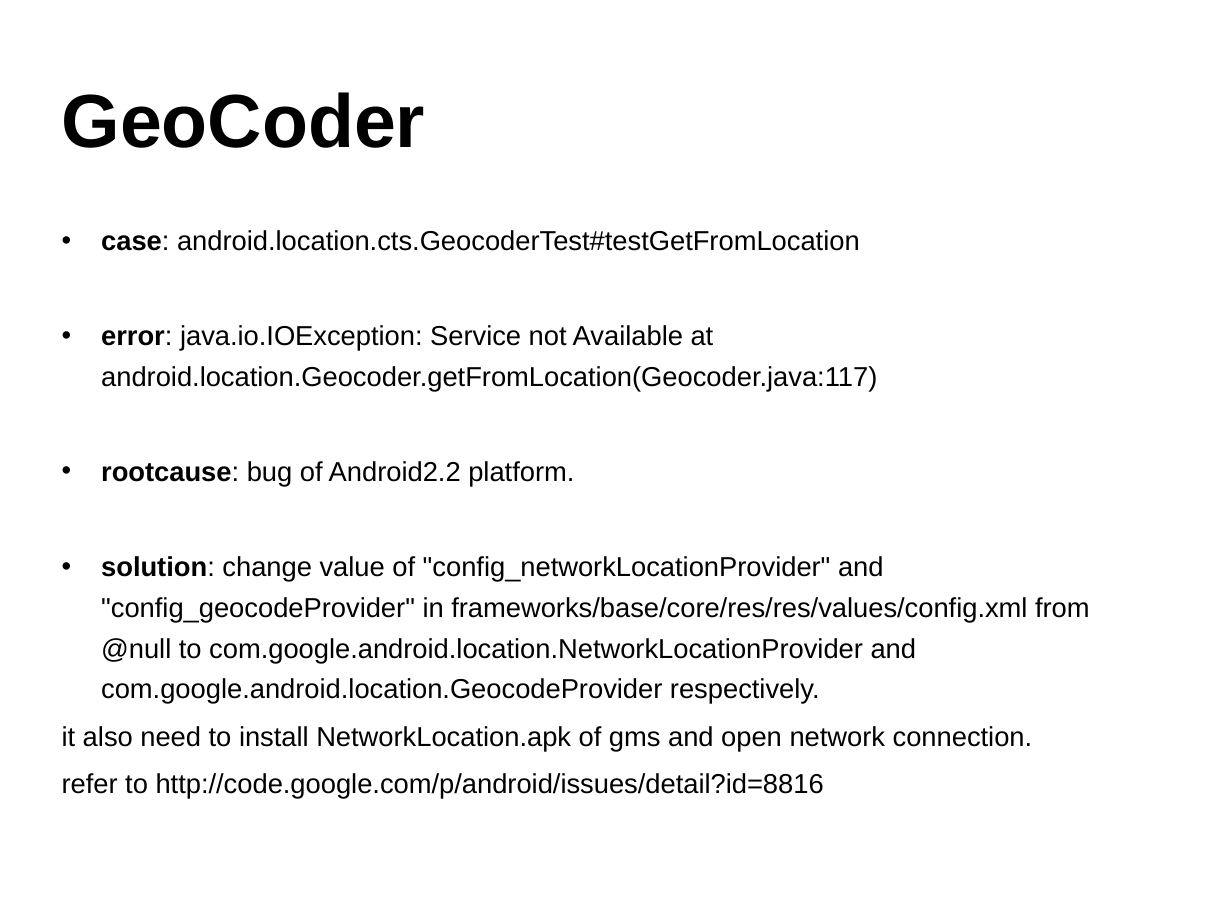
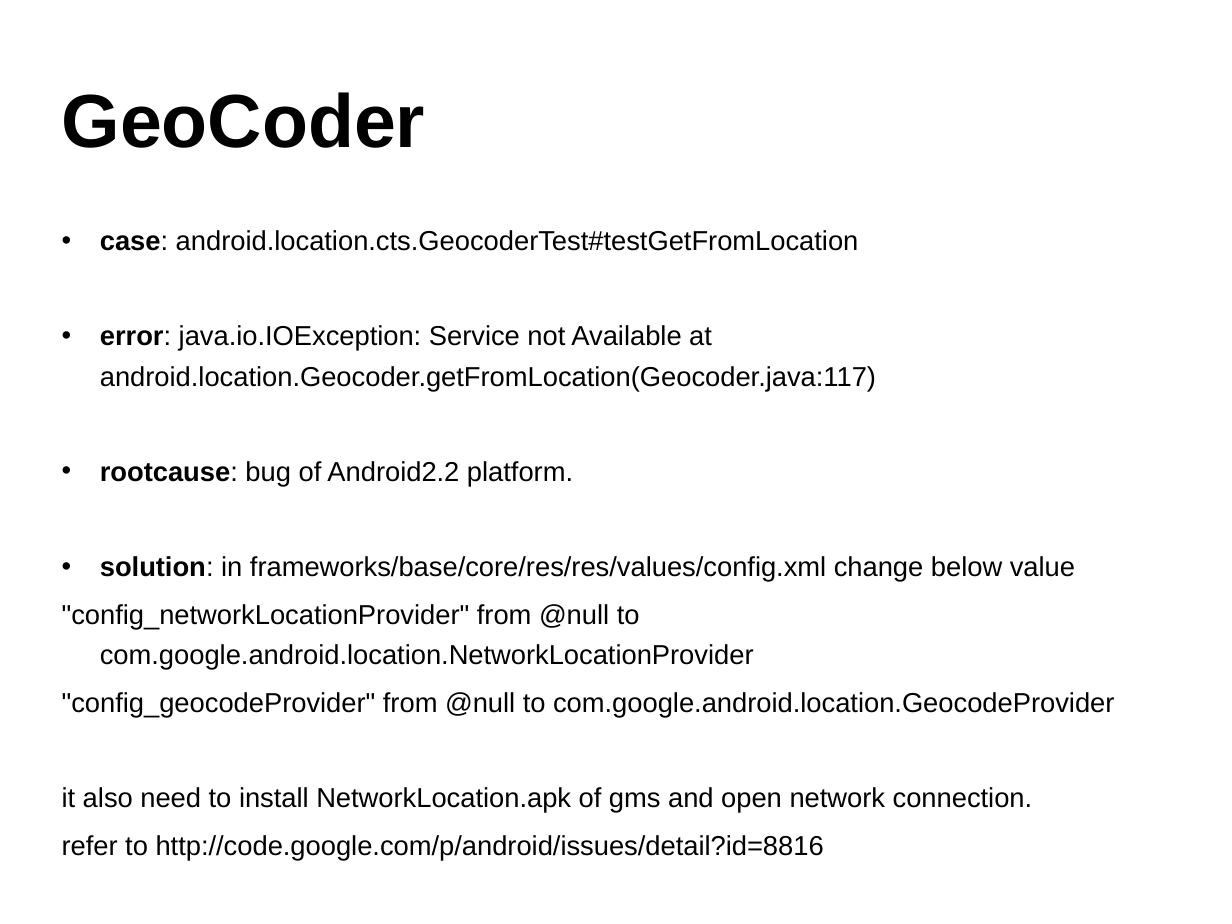
Before and after one commit to widerules/system-information, a slide deck: slide 31 of cts/CTS-training.ppt. Drawn at 1232x924 pixels with LibreOffice and Linux fonts; fonts in the diff are those of the drawing; background and template pictures are left out. Boxes give left, top, right and bottom in pixels: in the first picture for what was removed or moved away, otherwise in the second. Text is boxed around its words. In the diff, an @@ line names an element or a change of style, - is before the commit and + after.

```diff
--- a/cts/CTS-training.ppt
+++ b/cts/CTS-training.ppt
@@ text at <box>62,230,1033,860</box>: indent changed @@
@@ text at <box>62,556,1114,718</box>: text changed @@
-• solution: change value of "config_networkLocationProvider" and "config_geocodeProvider" in frameworks/base/core/res/res/values/config.xml from @null to com.google.android.location.NetworkLocationProvider and com.google.android.location.GeocodeProvider respectively.
+• solution: in frameworks/base/core/res/res/values/config.xml change below value
+"config_networkLocationProvider" from @null to com.google.android.location.NetworkLocationProvider
+"config_geocodeProvider" from @null to com.google.android.location.GeocodeProvider
```
Also in this commit, not shown: 32 other slides changed, 4 slides added.
